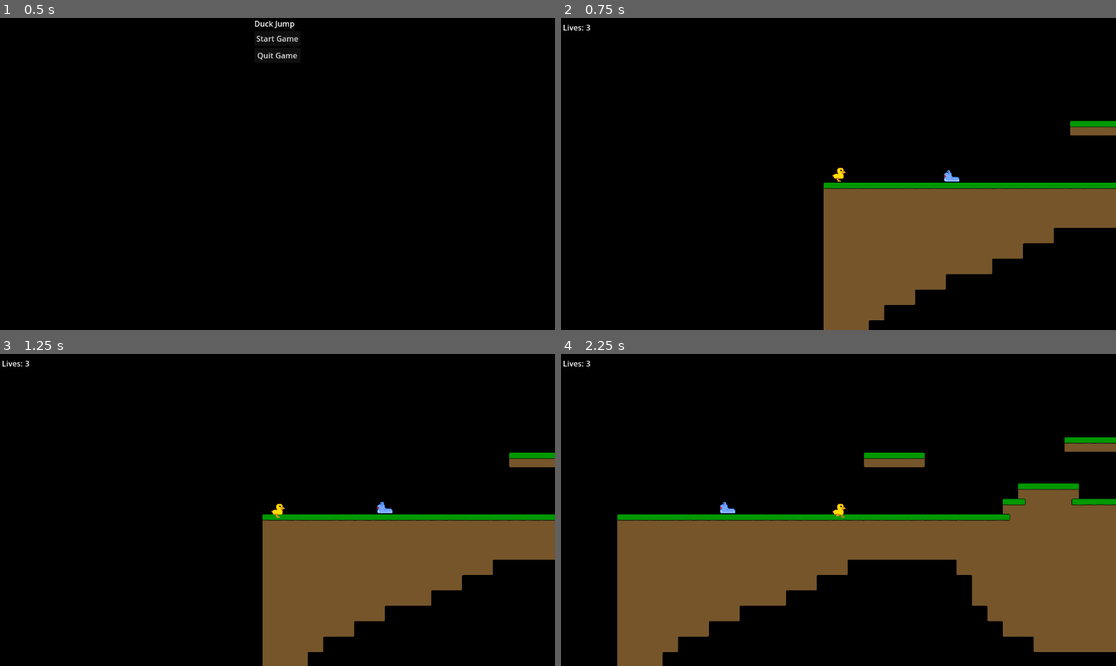
Above: before the commit, frames 1-4 (two rows, left to right).
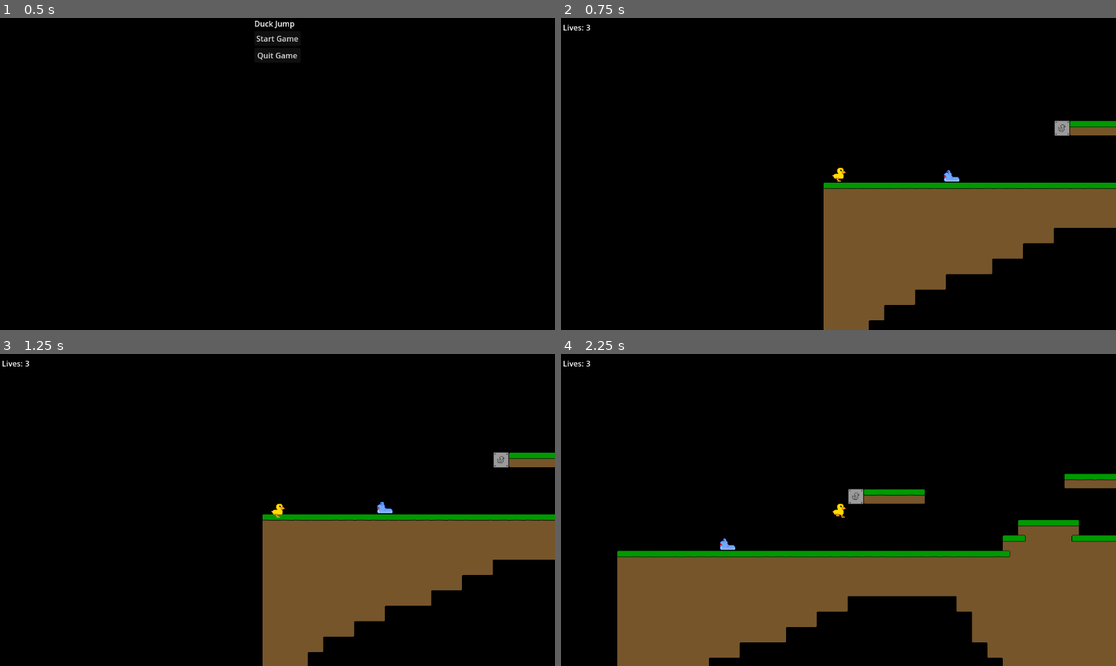
Above: after the commit, the same moments.

Repository: JakeSlaght/ducky-platformer-godot
Game: Godot game, scene res://main.tscn
Same seed, same stepped clock (60 frames per second), same inputs: the game is played once before the commit and once after it.
Inputs:
- Up to frame 1 (0.5 s): no input
- Up to frame 2 (0.75 s): click "Start Game" at 0.5 s
- Up to frame 3 (1.25 s): no input
- Up to frame 4 (2.25 s): tap Enter at 1.25 s; hold D (right) from 1.28 s (still down); tap W (jump) at 1.52 s

Frame 1 is identical in both runs. In frame 2, 0.1% of the frame differs, in the area x 88-92%, y 32-38%; in frame 3, 0.1%; in frame 4, 23%, in the area x 10-100%, y 26-100%.

Commit message:
added in the mystery box + loaf of bread the duck grows!

Diff:
--- a/duck/duck.gd
+++ b/duck/duck.gd
@@ -5,11 +5,12 @@
 @export var current_map: String
 
 const SPEED = 450.0
-const JUMP_VELOCITY = -300.0
+const JUMP_VELOCITY = -450.0
 var double_jump:bool = false
 var tile_position: Vector2i
 var lives: int = 3
 var is_dying:bool = false
+var is_big: bool = false
 
 func _ready() -> void:
 	SignalBus.update_lives_counter.emit(lives)
@@ -56,7 +57,10 @@
 
 func _on_hit_box_body_entered(body: Node2D) -> void:
 	if body.is_in_group("enemies") and body.is_alive:
-		_handle_health()
+		if is_big:
+			become_small()
+		else:
+			_handle_health()
 
 func _handle_health() -> void:
 	var updated_lives = lives - 1
@@ -86,3 +90,16 @@
 func death_timeout() -> void:
 	#get_tree().reload_current_scene()
 	pass
+
+func become_big() -> void:
+	is_big = true
+	self.scale = Vector2(1.5, 1.5)
+
+func become_small() -> void:
+	is_big = false
+	self.scale = Vector2(1, 1)
+
+
+func _on_feet_body_entered(body: Node2D) -> void:
+	if body.is_in_group("enemies") and body.is_alive:
+		velocity.y = JUMP_VELOCITY
--- a/duck/duck.tscn
+++ b/duck/duck.tscn
@@ -109,9 +109,10 @@
 size = Vector2(28, 23)
 
 [sub_resource type="RectangleShape2D" id="RectangleShape2D_1n4f5"]
-size = Vector2(17, 6)
+size = Vector2(28, 6)
 
 [node name="Duck" type="CharacterBody2D" groups=["player"]]
+position = Vector2(0, -16)
 collision_layer = 7
 collision_mask = 13
 platform_floor_layers = 4294901765
@@ -141,7 +142,7 @@
 collision_mask = 13
 
 [node name="CollisionShape2D" type="CollisionShape2D" parent="feet"]
-position = Vector2(0.5, 13)
+position = Vector2(1, 13)
 shape = SubResource("RectangleShape2D_1n4f5")
 
 [node name="death_timer" type="Timer" parent="."]
@@ -152,3 +153,4 @@
 player = NodePath("..")
 
 [connection signal="body_entered" from="hit_box" to="." method="_on_hit_box_body_entered"]
+[connection signal="body_entered" from="feet" to="." method="_on_feet_body_entered"]
--- a/enemy.tscn
+++ b/enemy.tscn
@@ -4,7 +4,7 @@
 [ext_resource type="Texture2D" uid="uid://6eeie34rtmqe" path="res://enemy/imgs/slug.png" id="1_7k104"]
 
 [sub_resource type="RectangleShape2D" id="RectangleShape2D_7mycd"]
-size = Vector2(32, 19.5)
+size = Vector2(30, 18.75)
 
 [sub_resource type="AtlasTexture" id="AtlasTexture_272bh"]
 atlas = ExtResource("1_7k104")
@@ -60,13 +60,14 @@
 size = Vector2(32, 8)
 
 [node name="enemy" type="CharacterBody2D" groups=["enemies"]]
+position = Vector2(-5, -32)
 collision_layer = 8
 collision_mask = 5
 slide_on_ceiling = false
 script = ExtResource("1_4gyqm")
 
 [node name="CollisionShape2D" type="CollisionShape2D" parent="."]
-position = Vector2(16, 22)
+position = Vector2(16, 21.625)
 shape = SubResource("RectangleShape2D_7mycd")
 
 [node name="sprite" type="AnimatedSprite2D" parent="."]
--- /dev/null
+++ b/load_of_bread.gd
@@ -0,0 +1,16 @@
+extends CharacterBody2D
+
+var speed: int = 30
+var direction: int = -1
+var gravity = ProjectSettings.get_setting("physics/2d/default_gravity")
+func _physics_process(delta: float) -> void:
+	move_and_slide()
+	velocity.y += gravity * delta
+	velocity.x = speed
+
+func _on_area_2d_body_entered(body: Node2D) -> void:
+	if body.is_in_group('player'):
+		body.become_big()
+		queue_free()
+	else:
+		direction *= -1
--- /dev/null
+++ b/load_of_bread.tscn
@@ -0,0 +1,29 @@
+[gd_scene load_steps=5 format=3 uid="uid://c8xwvlt6jyucv"]
+
+[ext_resource type="Script" uid="uid://ct6adtvalp45d" path="res://load_of_bread.gd" id="1_pg55q"]
+[ext_resource type="Texture2D" uid="uid://cmpjag41lidjw" path="res://images/load_of_bread.png" id="2_yyru3"]
+
+[sub_resource type="RectangleShape2D" id="RectangleShape2D_8rjr4"]
+size = Vector2(10.8163, 13.2668)
+
+[sub_resource type="RectangleShape2D" id="RectangleShape2D_b5qo1"]
+
+[node name="LoadOfBread" type="CharacterBody2D"]
+script = ExtResource("1_pg55q")
+
+[node name="Sprite2D" type="Sprite2D" parent="."]
+texture = ExtResource("2_yyru3")
+
+[node name="CollisionShape2D" type="CollisionShape2D" parent="."]
+position = Vector2(-0.5, 2)
+rotation = 0.76969
+scale = Vector2(1, 1)
+shape = SubResource("RectangleShape2D_8rjr4")
+
+[node name="Area2D" type="Area2D" parent="."]
+
+[node name="CollisionShape2D" type="CollisionShape2D" parent="Area2D"]
+position = Vector2(0, 2)
+shape = SubResource("RectangleShape2D_b5qo1")
+
+[connection signal="body_entered" from="Area2D" to="." method="_on_area_2d_body_entered"]
--- a/map_logics/map.gd
+++ b/map_logics/map.gd
@@ -9,6 +9,7 @@
 var platform_scene = load("res://map_logics/platform.tscn")
 var level_end_scene = load("res://level_ending.tscn")
 var slug_scene = load("res://enemy.tscn")
+var mystery_box_scene = load("res://mystery_box.tscn")
 
 var TILE_SIZE: int = 32
 
@@ -74,7 +75,10 @@
 					add_child(level_end)
 				8: #white - player
 					duck.global_position = Vector2(x * TILE_SIZE, y * TILE_SIZE)
-
+				9: #gray(56) - mystery box
+					var new_box = mystery_box_scene.instantiate()
+					new_box.global_position = Vector2(x * TILE_SIZE, y * TILE_SIZE)
+					add_child(new_box)
 
 func player_to_tile_location(player_position: Vector2) -> Vector2i:
 	var tile_x = int(player_position.x / width)
--- a/map_logics/map.tscn
+++ b/map_logics/map.tscn
@@ -469,7 +469,7 @@
 
 [node name="map" type="Node2D" groups=["platforms"]]
 script = ExtResource("1_x10te")
-colors = PackedColorArray(0, 0, 1, 1, 0, 1, 0, 1, 1, 0, 0, 1, 0, 0, 0, 1, 0.501961, 0.501961, 0.501961, 1, 0, 0.588235, 0, 1, 0, 0.313726, 0, 1, 0.537255, 0.811765, 0.941176, 1, 1, 1, 1, 1)
+colors = PackedColorArray(0, 0, 1, 1, 0, 1, 0, 1, 1, 0, 0, 1, 0, 0, 0, 1, 0.501961, 0.501961, 0.501961, 1, 0, 0.588235, 0, 1, 0, 0.313726, 0, 1, 0.537255, 0.811765, 0.941176, 1, 1, 1, 1, 1, 0.219608, 0.219608, 0.219608, 1)
 
 [node name="water" type="TileMapLayer" parent="."]
 unique_name_in_owner = true
--- /dev/null
+++ b/mystery_box.gd
@@ -0,0 +1,30 @@
+extends Area2D
+@onready var sprite_2d: Sprite2D = %Sprite2D
+
+enum State { UNBUMPED, BUMPED }
+var state: State = State.UNBUMPED
+var original_position: Vector2
+
+func _ready() -> void:
+	original_position = position
+
+
+
+func _on_body_entered(body: Node2D) -> void:
+	if body.is_in_group('player') and state == State.UNBUMPED:
+		_bump_block()
+
+func _bump_block() -> void:
+	state = State.BUMPED
+	sprite_2d.frame = 1
+	Global.spawn_bread(self.global_position + Vector2(0, -20))
+	_bump_upwards()
+	var timer = get_tree().create_timer(0.2)
+	await timer.timeout
+	_return_to_original_position()
+
+func _bump_upwards() -> void:
+	position.y -= 10
+
+func _return_to_original_position() -> void:
+	position = original_position
--- /dev/null
+++ b/mystery_box.tscn
@@ -0,0 +1,33 @@
+[gd_scene load_steps=5 format=3 uid="uid://cn6in1f5htf0g"]
+
+[ext_resource type="Script" uid="uid://bft700lux38e8" path="res://mystery_box.gd" id="1_eb6tb"]
+[ext_resource type="Texture2D" uid="uid://dvfj6hrey450a" path="res://images/mysterybox.png" id="1_ssewh"]
+
+[sub_resource type="RectangleShape2D" id="RectangleShape2D_eb6tb"]
+size = Vector2(32, 6)
+
+[sub_resource type="RectangleShape2D" id="RectangleShape2D_yynod"]
+size = Vector2(32, 26)
+
+[node name="MysteryBox" type="Area2D"]
+position = Vector2(16, 16)
+script = ExtResource("1_eb6tb")
+
+[node name="CollisionShape2D" type="CollisionShape2D" parent="."]
+position = Vector2(16, 29)
+shape = SubResource("RectangleShape2D_eb6tb")
+
+[node name="Sprite2D" type="Sprite2D" parent="."]
+unique_name_in_owner = true
+position = Vector2(16, 16)
+texture = ExtResource("1_ssewh")
+hframes = 2
+
+[node name="StaticBody2D" type="StaticBody2D" parent="."]
+position = Vector2(16, 16)
+
+[node name="CollisionShape2D" type="CollisionShape2D" parent="StaticBody2D"]
+position = Vector2(0, -3)
+shape = SubResource("RectangleShape2D_yynod")
+
+[connection signal="body_entered" from="." to="." method="_on_body_entered"]
--- a/project.godot
+++ b/project.godot
@@ -19,6 +19,7 @@
 
 SignalBus="*res://singletons/signal_bus.gd"
 Loader="*res://singletons/loader.gd"
+Global="*res://singletons/global.gd"
 
 [global_group]
 
--- /dev/null
+++ b/singletons/global.gd
@@ -0,0 +1,7 @@
+extends Node
+
+func spawn_bread(position: Vector2) -> void:
+	var load_of_bread_scene = load("res://load_of_bread.tscn")
+	var loaf_of_bread = load_of_bread_scene.instantiate()
+	loaf_of_bread.global_position = position
+	get_tree().root.add_child(loaf_of_bread)
Binary file removed: images/garys.jpg
Binary file added: images/load_of_bread.png
Not shown, added: images/load_of_bread.png.import
Binary file added: images/mysterybox.png
Not shown, changed: images/mysterybox.png.import
Binary file changed: images/test.png
Not shown, added: load_of_bread.gd.uid
Not shown, added: mystery_box.gd.uid
Not shown, added: singletons/global.gd.uid
Not shown, added: images/mysterybox.pdn
